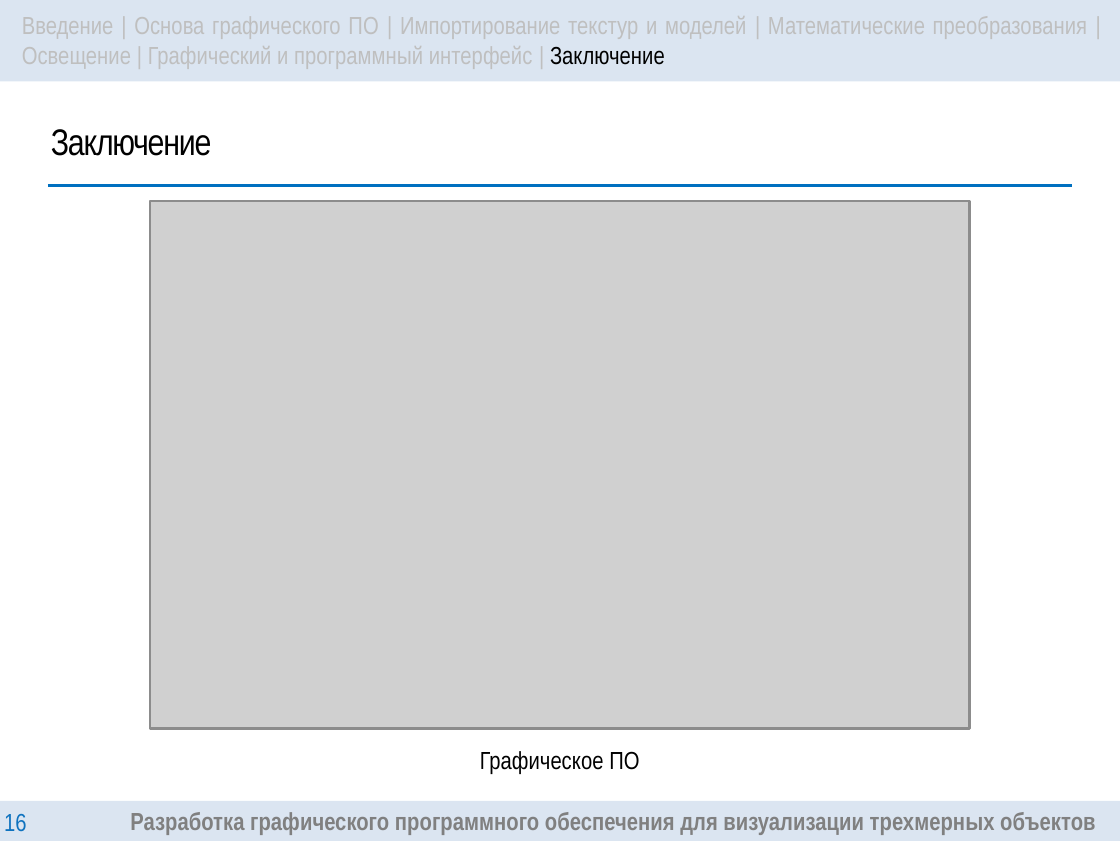
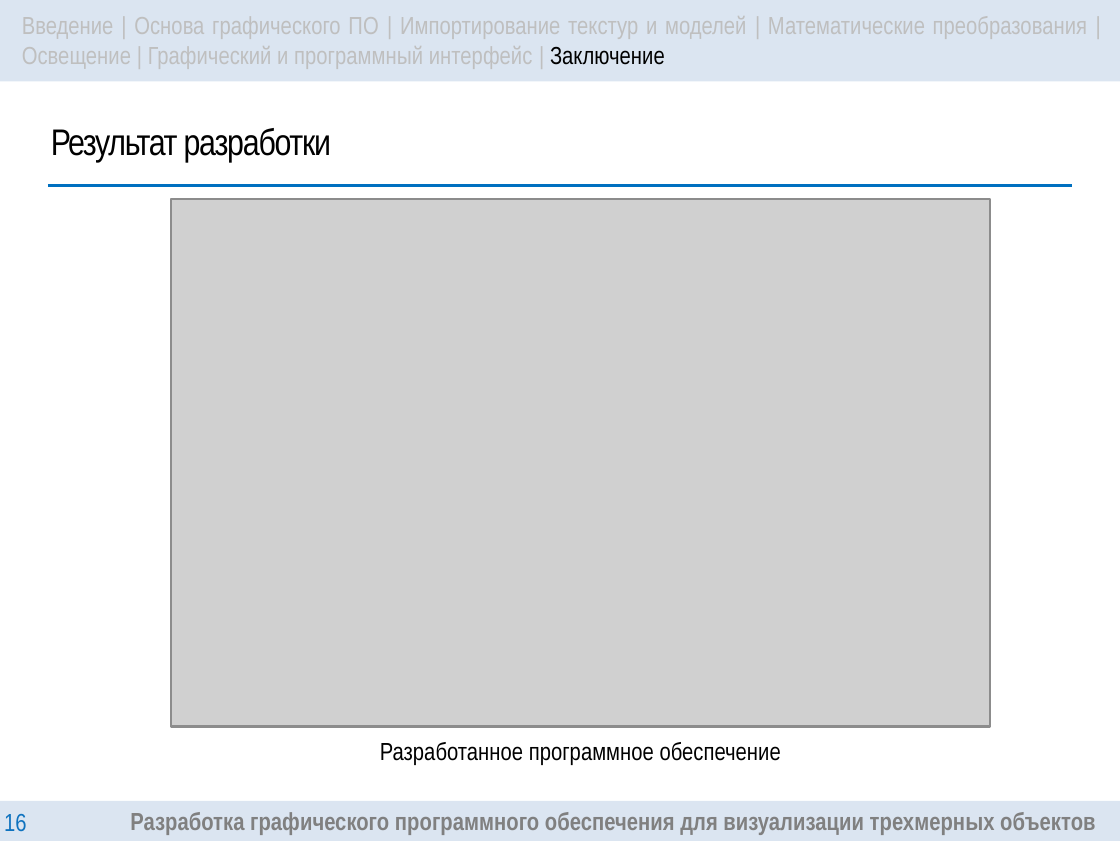
Before and after one commit to DanielDaVinci/Diploma, a slide deck: slide 16 of Diploma/presentation/Presentation.pptx. Drawn at 1120x841 pixels with LibreOffice and Linux fonts; fonts in the diff are those of the drawing; grey boxes stand for pictures. Boxes give left, top, right and bottom in pixels: in the first picture for what was removed or moved away, otherwise in the second. Text is boxed around its words. In the diff, an @@ line names an element or a change of style, - is before the commit and + after.

```diff
--- a/Diploma/presentation/Presentation.pptx
+++ b/Diploma/presentation/Presentation.pptx
@@ text at (x1=51, y1=128, x2=332, y2=163): text changed @@
-Заключение
+Результат разработки
@@ picture moved from (x1=151, y1=200, x2=971, y2=729) to (x1=171, y1=198, x2=991, y2=727) @@
@@ text at (x1=380, y1=742, x2=781, y2=765): text changed @@
-Графическое ПО
+Разработанное программное обеспечение
```
Also in this commit, not shown: 10 other slides changed, 1 slide added, 1 slide removed.
